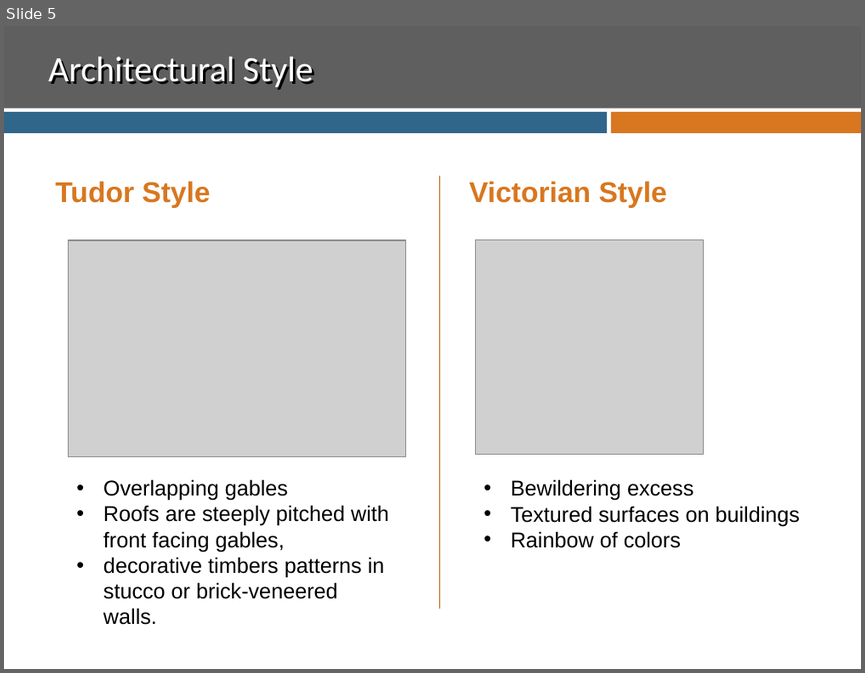
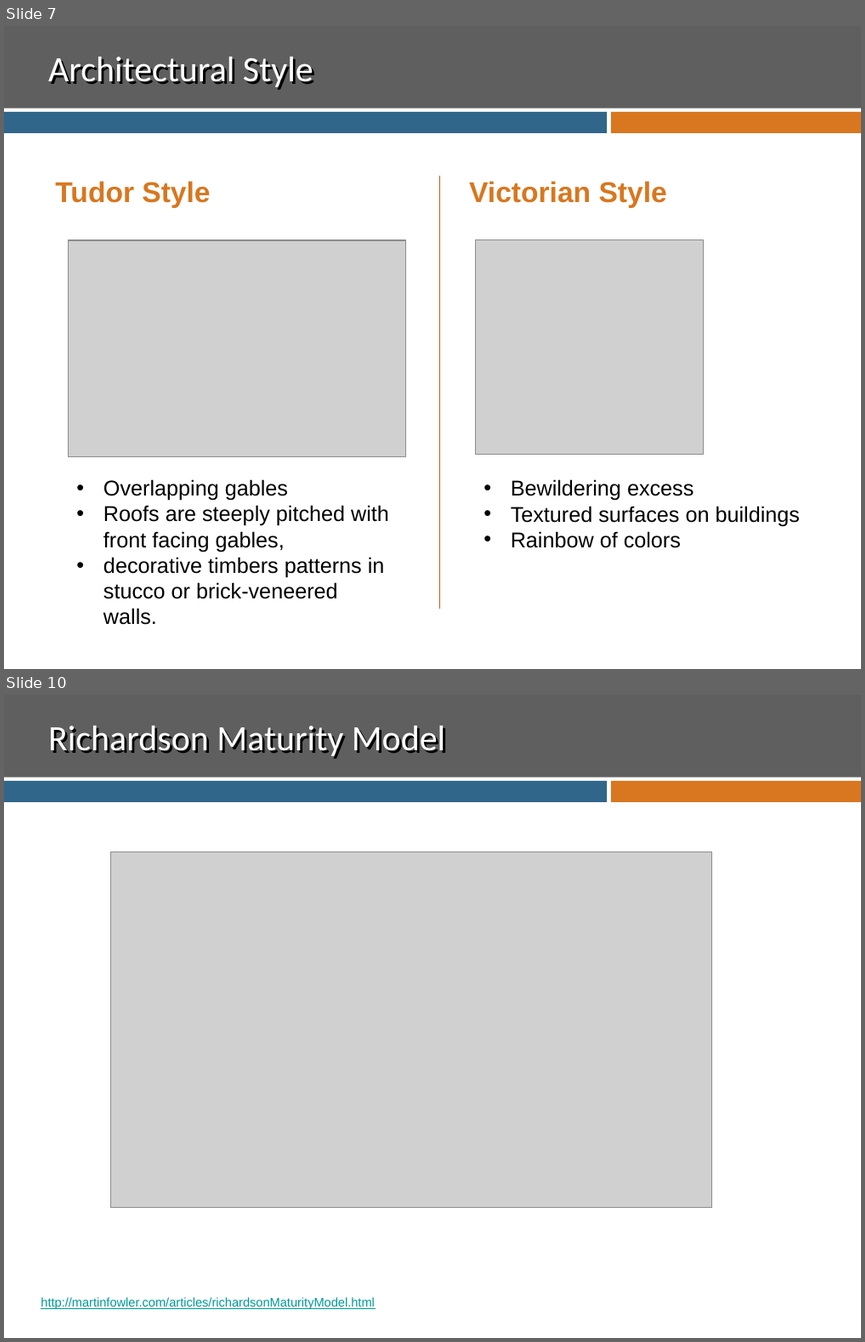
Before and after one commit to ssuing8825/CodeCamp.Web, a slide deck: REST.pptx. Shown one above the other, each under a label of ours: slide 5 before the commit, slides 7 and 10 after it; the slides between them are not shown. The pictures are 865x673 and 865x1342 pixels, drawn with LibreOffice and Linux fonts; fonts in the diff are those of the drawing; grey boxes stand for pictures; background and template pictures are left out. Boxes give left, top, right and bottom in pixels: in the first picture for what was removed or moved away, otherwise in the second. Text is boxed around its words. In the diff, an @@ line names an element or a change of style, - is before the commit and + after.

```diff
--- a/REST.pptx
+++ b/REST.pptx
@@ slide 10 added at (4,695,861,1338), background #FFFFFF; not listed: 3 template elements that a slide beside it also shows @@
@@ title added at (48,726,446,759), 30 pt, text #FFFFFF @@
+Richardson Maturity Model
@@ picture added at (111,851,712,1208) @@
@@ text added at (41,1297,374,1309), 10.5 pt, text #009999, underline @@
+http://martinfowler.com/articles/richardsonMaturityModel.html
@@ what was slide 5 is now slide 7 @@
```
Also in this commit, not shown: 2 slides changed, 8 other slides added.
